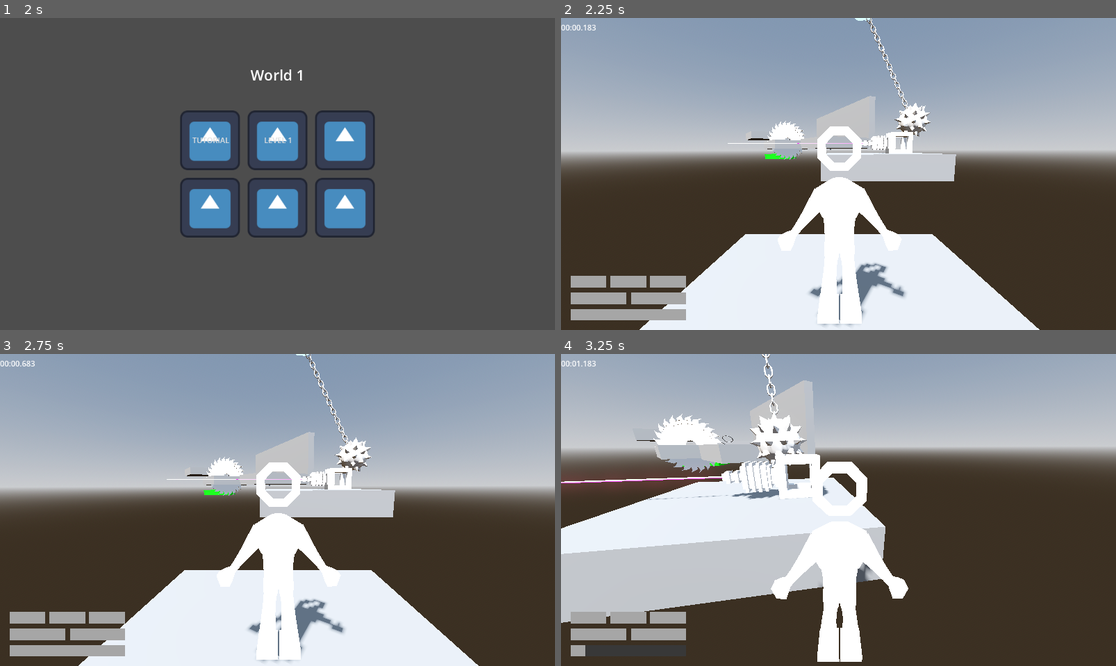
Above: before the commit, frames 1-4 (two rows, left to right).
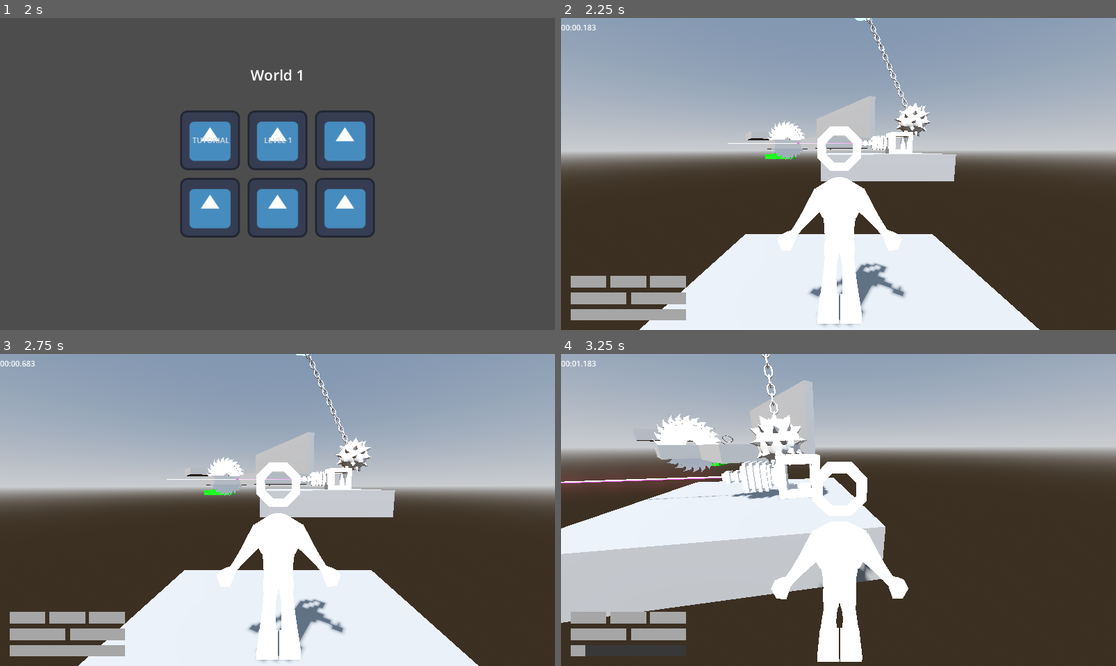
Above: after the commit, the same moments.

Repository: jpvds1/DDJD
Game: Godot game, scene res://scenes/game_controller.tscn
Two runs of this game, one before a commit and one after it. Both use one fixed random seed, a clock stepped at 60 frames per second and the inputs below. The engine's default icon, where the game draws it, is replaced by a stand-in: a white triangle on a blue panel in a dark square.
Inputs (mouse positions are in pixels of both pictures, inside the frame that each line leads up to):
- Up to frame 1 (2 s): click "Continue as Guest" at 0.5 s; click "Play" at 1.25 s
- Up to frame 2 (2.25 s): click "LEVEL 1" at 2 s
- Up to frame 3 (2.75 s): no input
- Up to frame 4 (3.25 s): move the mouse to (866, 510) at 2.77 s; hold W (move_forwards) from 2.78 s (still down); tap Q (dash) at 2.85 s; tap Space (jump) at 3.02 s

Frame 1 is identical in both runs. In frame 2, less than 0.1% of the frame differs, in the area x 37-44%, y 32-46%; in frame 3, less than 0.1%; in frame 4, 0.2%, in the area x 16-30%, y 19-39%.

Commit message:
feat(saw): rotate it infinitely

Diff:
--- a/platformer-game/scenes/building_materials/saw.tscn
+++ b/platformer-game/scenes/building_materials/saw.tscn
@@ -6,6 +6,43 @@
 [sub_resource type="CylinderShape3D" id="CylinderShape3D_fr2ck"]
 height = 0.107421875
 radius = 1.246
+
+[sub_resource type="Animation" id="Animation_686i4"]
+length = 0.001
+tracks/0/type = "value"
+tracks/0/imported = false
+tracks/0/enabled = true
+tracks/0/path = NodePath("Visuals:rotation")
+tracks/0/interp = 1
+tracks/0/loop_wrap = true
+tracks/0/keys = {
+"times": PackedFloat32Array(0),
+"transitions": PackedFloat32Array(1),
+"update": 0,
+"values": [Vector3(0, 0, 0)]
+}
+
+[sub_resource type="Animation" id="Animation_w8c5v"]
+resource_name = "Rotate"
+loop_mode = 1
+tracks/0/type = "value"
+tracks/0/imported = false
+tracks/0/enabled = true
+tracks/0/path = NodePath("Visuals:rotation")
+tracks/0/interp = 1
+tracks/0/loop_wrap = true
+tracks/0/keys = {
+"times": PackedFloat32Array(0, 1),
+"transitions": PackedFloat32Array(1, 1),
+"update": 0,
+"values": [Vector3(0, 0, 0), Vector3(0, 0, 3.1415927)]
+}
+
+[sub_resource type="AnimationLibrary" id="AnimationLibrary_fr2ck"]
+_data = {
+&"RESET": SubResource("Animation_686i4"),
+&"Rotate": SubResource("Animation_w8c5v")
+}
 
 [node name="Saw" type="Node3D" unique_id=960494110]
 
@@ -17,4 +54,8 @@
 transform = Transform3D(1, 0, 0, 0, -4.371139e-08, -1, 0, 1, -4.371139e-08, 0, 0, 0)
 shape = SubResource("CylinderShape3D_fr2ck")
 
+[node name="AnimationPlayer" type="AnimationPlayer" parent="." unique_id=773363760]
+libraries/ = SubResource("AnimationLibrary_fr2ck")
+autoplay = &"Rotate"
+
 [editable path="Killzone"]
